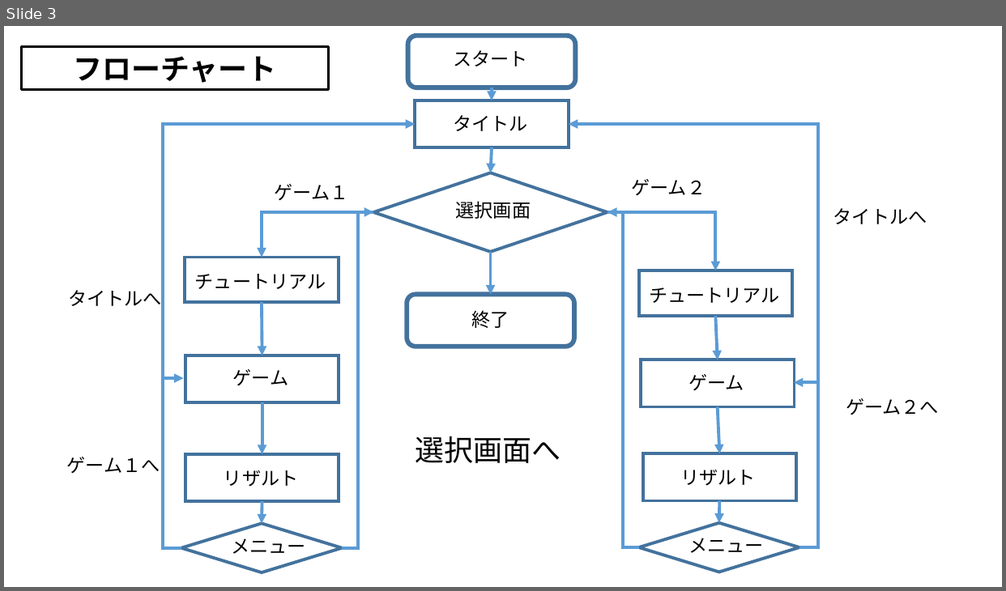
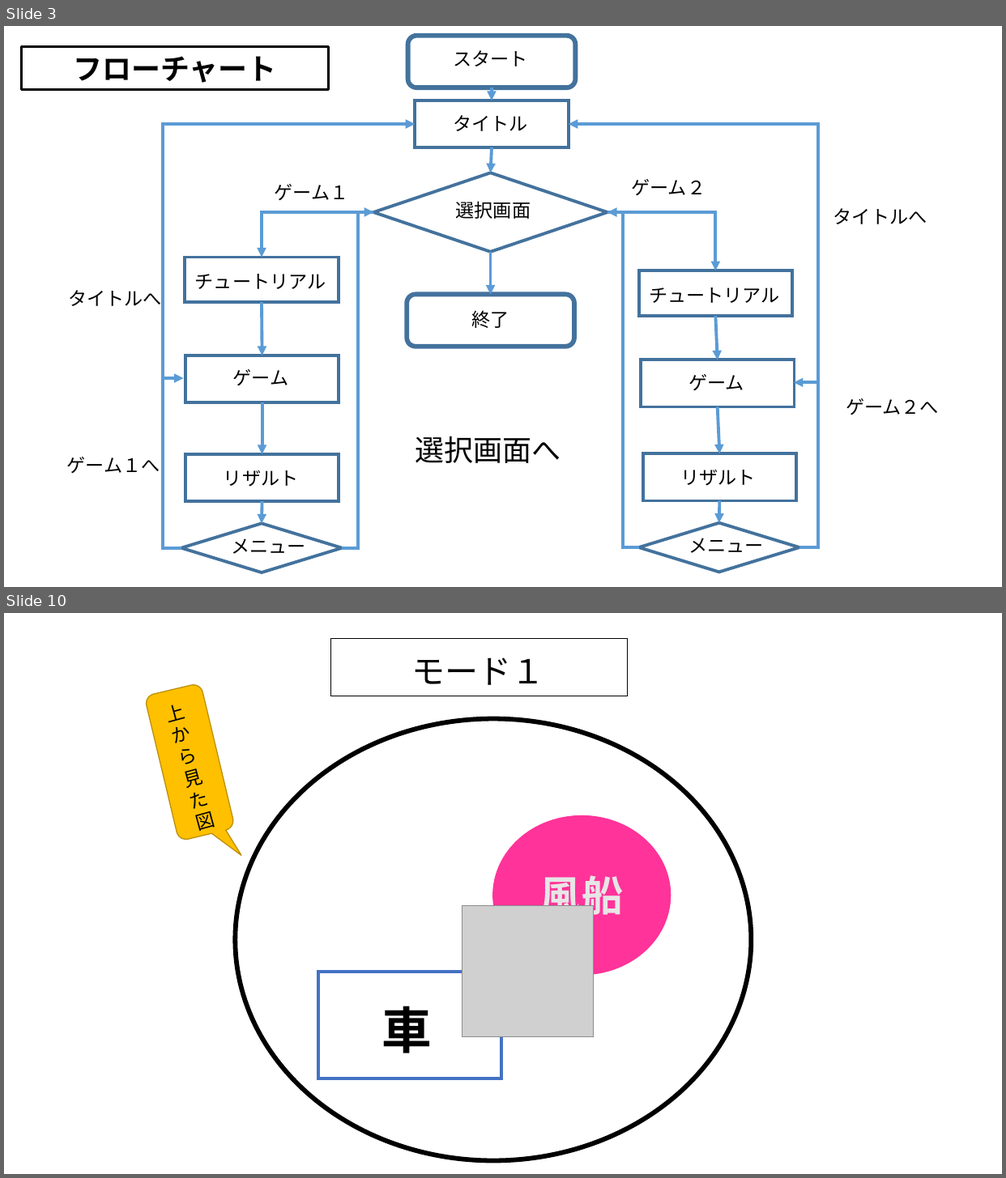
Before and after one commit to MizukiKato0416/sotsugyou_time_kato, a slide deck: 卒業制作_大元_ミニゲーム大全（仮）.pptx. Shown one above the other, each under a label of ours: slide 3 before the commit, slides 3 and 10 after it; the slides between them are not shown. The pictures are 1006x591 and 1006x1178 pixels, drawn with LibreOffice and Linux fonts; fonts in the diff are those of the drawing; grey boxes stand for pictures. Boxes give left, top, right and bottom in pixels: in the first picture for what was removed or moved away, otherwise in the second. Text is boxed around its words. In the diff, an @@ line names an element or a change of style, - is before the commit and + after.

```diff
--- a/卒業制作_大元_ミニゲーム大全（仮）.pptx
+++ b/卒業制作_大元_ミニゲーム大全（仮）.pptx
@@ slide 10 added at bbox=[4, 613, 1002, 1174], background #FFFFFF @@
@@ rectangle added at bbox=[331, 638, 628, 696], fill #FFFFFF, outline #000000 1 pt @@
@@ text added at bbox=[411, 658, 544, 685], 32 pt, text #000000 @@
+モード１
@@ rounded speech box added at bbox=[145, 683, 236, 841], fill #FFC000, outline #BD8E00 1 pt @@
@@ text added at bbox=[168, 705, 215, 835], 18 pt, text #000000 @@
+上から見た図
@@ ellipse added at bbox=[236, 718, 751, 1161], fill #FFFFFF, outline #000000 4.5 pt @@
@@ ellipse added at bbox=[493, 815, 671, 974], fill #FF3399, outline #FF3399 1 pt @@
@@ text added at bbox=[540, 869, 624, 922], 40 pt, text #E7E6E6, bold @@
+風船
@@ picture added at bbox=[462, 906, 594, 1037] @@
@@ rectangle added at bbox=[318, 972, 502, 1079], fill #FFFFFF, outline #4472C4 3 pt @@
@@ text added at bbox=[381, 1006, 432, 1054], 48 pt, text #000000, bold @@
+車
```
Also in this commit, not shown: 1 slide changed, 11 other slides added, 2 other files.
